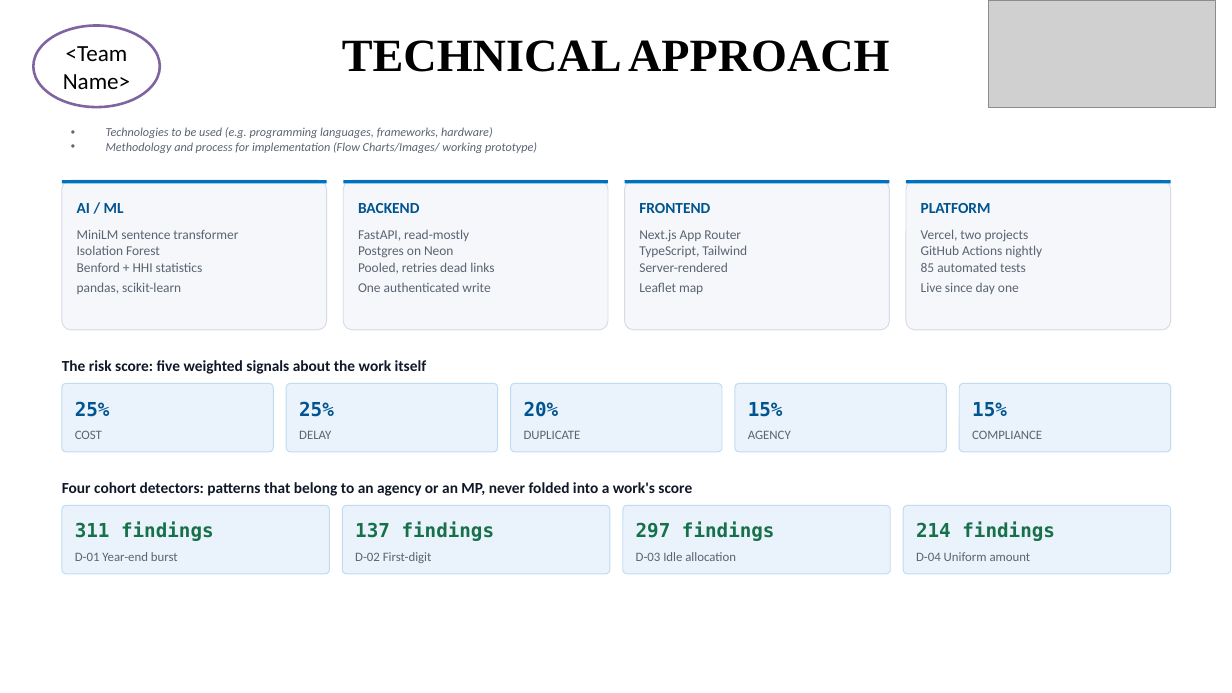
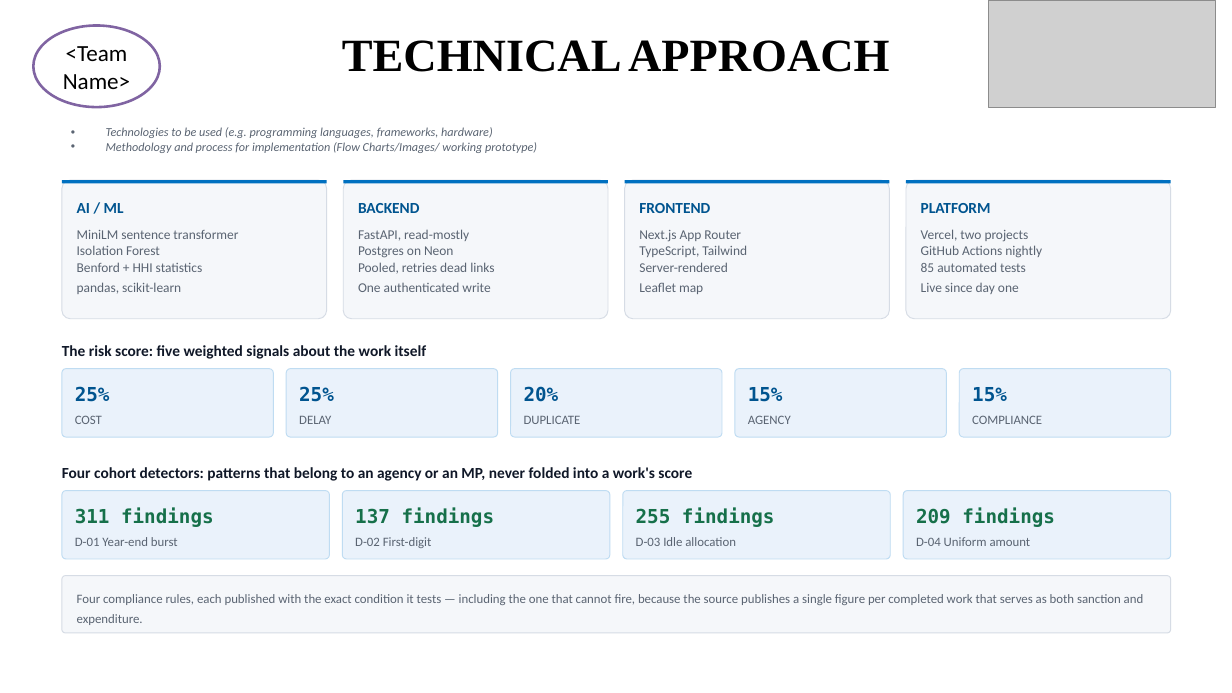
Before and after one commit to fbivinay/SIH-HACKATHON, a slide deck: slide 3 of docs/deck/SIH26102-MPLADS-SIH-Idea.pptx. Drawn at 1232x693 pixels with LibreOffice and Linux fonts; fonts in the diff are those of the drawing; grey boxes stand for pictures. Boxes give left, top, right and bottom in pixels: in the first picture for what was removed or moved away, otherwise in the second. Text is boxed around its words. In the diff, an @@ line names an element or a change of style, - is before the commit and + after.

```diff
--- a/docs/deck/SIH26102-MPLADS-SIH-Idea.pptx
+++ b/docs/deck/SIH26102-MPLADS-SIH-Idea.pptx
@@ rounded rectangle: place and size @@
-rounded rectangle at bbox=[62, 180, 327, 330]
+rounded rectangle at bbox=[62, 180, 327, 319]
@@ rounded rectangle: place and size @@
-rounded rectangle at bbox=[343, 180, 608, 330]
+rounded rectangle at bbox=[343, 180, 608, 319]
@@ rounded rectangle: place and size @@
-rounded rectangle at bbox=[625, 180, 890, 330]
+rounded rectangle at bbox=[625, 180, 890, 319]
@@ rounded rectangle: place and size @@
-rounded rectangle at bbox=[906, 180, 1171, 330]
+rounded rectangle at bbox=[906, 180, 1171, 319]
@@ text at bbox=[636, 507, 775, 527]: text changed @@
-297 findings
+255 findings
@@ 18 texts, 9 rounded rectangles: place and size @@
-18 texts, 9 rounded rectangles at bbox=[62, 360, 1172, 574]
+18 texts, 9 rounded rectangles at bbox=[62, 345, 1172, 559]
@@ text at bbox=[916, 507, 1055, 527]: text changed @@
-214 findings
+209 findings
@@ rounded rectangle added at bbox=[62, 576, 1171, 633], fill #F5F7FA, outline #D6DCE5 0.75 pt @@
@@ text added at bbox=[77, 594, 1144, 625], 10 pt, text #5A6472 @@
+Four compliance rules, each published with the exact condition it tests — including the one that cannot fire, because the source publishes a single figure per completed work that serves as both sanction and expenditure.
```
Also in this commit, not shown: 4 other slides changed, 1 other file.
